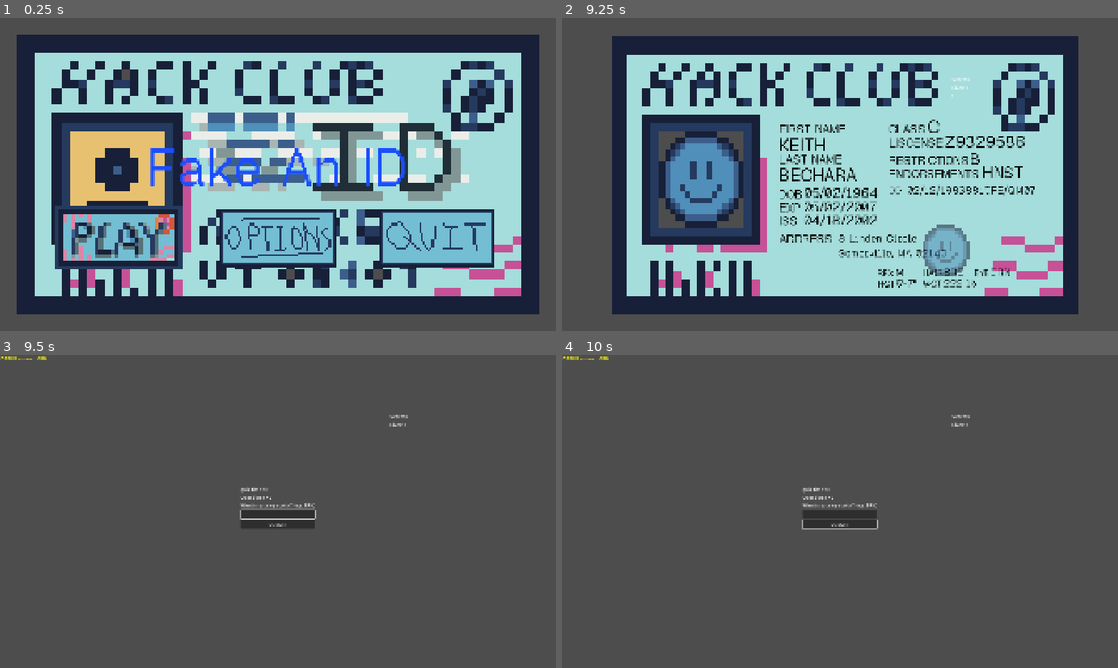
Above: before the commit, frames 1-4 (two rows, left to right).
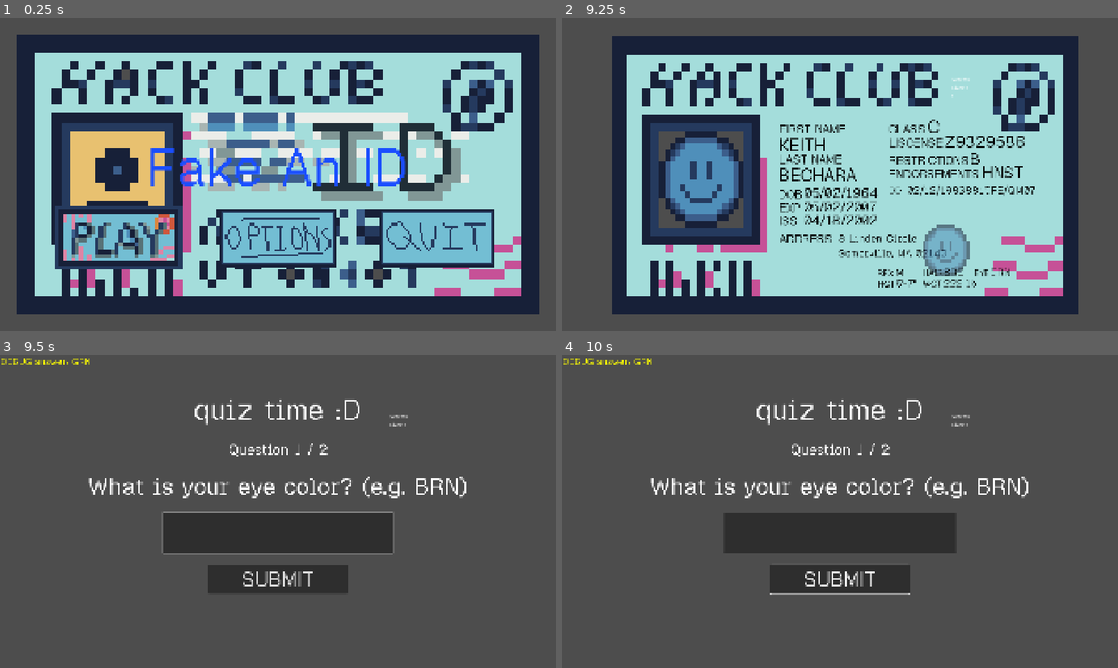
Above: after the commit, the same moments.

Repository: itstntcraft123/fake-an-id
Game: Godot game, scene res://scenes/main_menu.tscn
Two runs of this game, one before a commit and one after it. Both use one fixed random seed, a clock stepped at 60 frames per second and the inputs below.
Inputs (mouse positions are in pixels of both pictures, inside the frame that each line leads up to):
- Up to frame 1 (0.25 s): no input
- Up to frame 2 (9.25 s): click "[color=#ffffff00]> [/color][c…" at 0.5 s; click "[color=#ffffff00]> [/color][c…" at 1.25 s; tap Enter at 2, 3.5, 5 s; move the mouse to (962, 158) at 2.02 s; hold Right 2.03-2.78 s; tap Alt every 1.5 s from 2.1 to 8.1 s; click (962, 158) at 2.17 s; tap Space at 2.75, 4.25, 5.75 s; move the mouse to (728, 190) at 2.77 s; hold Down (ui_down) 2.78-3.53 s; tap Shift every 1.5 s from 2.85 to 8.85 s; move the mouse to (895, 105) at 3.52 s; hold Right 3.53-4.28 s; move the mouse to (812, 237) at 4.27 s; hold Up (ui_up) 4.28-5.03 s; click (812, 237) at 4.42 s; move the mouse to (1006, 221) at 5.02 s; hold Left 5.03-6.53 s; move the mouse to (673, 127) at 5.77 s; move the mouse to (867, 174) at 6.52 s; hold Down (ui_down) 6.53-7.28 s; click (867, 174) at 6.67 s; move the mouse to (756, 96) at 7.27 s; hold Right 7.28-8.03 s; move the mouse to (962, 158) at 8.02 s; hold Up (ui_up) 8.03-8.78 s; move the mouse to (728, 190) at 8.77 s; hold Right from 8.78 s (still down); click (728, 190) at 8.92 s
- Up to frame 3 (9.5 s): keep holding Right
- Up to frame 4 (10 s): move the mouse to (895, 442) at 9.52 s; release Right at 9.53 s; hold Down (ui_down) from 9.53 s (still down); tap Alt at 9.6 s

Frames 1-2 are identical in both runs. In frame 3, 9.6% of the frame differs, in the area x 0-84%, y 0-76%; in frame 4, 9.5%.

Commit message:
modified quiz.tscn

Diff:
--- a/scenes/quiz.tscn
+++ b/scenes/quiz.tscn
@@ -1,6 +1,7 @@
 [gd_scene format=3 uid="uid://bo17s2krb6vwg"]
 
 [ext_resource type="Script" uid="uid://mifrix6spaja" path="res://scripts/quiz.gd" id="1_36y45"]
+[ext_resource type="FontFile" uid="uid://ctfx8b5m5dntu" path="res://GeistPixel.ttf" id="2_jng0p"]
 
 [node name="Quiz" type="Control" unique_id=942844882]
 layout_mode = 3
@@ -11,6 +12,13 @@
 grow_vertical = 2
 script = ExtResource("1_36y45")
 
+[node name="TextureRect" type="TextureRect" parent="." unique_id=741843603]
+texture_filter = 1
+layout_mode = 0
+offset_right = 1920.0
+offset_bottom = 1080.0
+expand_mode = 3
+
 [node name="CenterContainer" type="CenterContainer" parent="." unique_id=789501954]
 layout_mode = 1
 anchors_preset = 15
@@ -20,33 +28,60 @@
 grow_vertical = 2
 
 [node name="VBoxContainer" type="VBoxContainer" parent="CenterContainer" unique_id=1894656926]
+custom_minimum_size = Vector2(1200, 0)
 layout_mode = 2
+theme_override_constants/separation = 40
 
 [node name="Title" type="Label" parent="CenterContainer/VBoxContainer" unique_id=194180587]
 unique_name_in_owner = true
 layout_mode = 2
+theme_override_fonts/font = ExtResource("2_jng0p")
+theme_override_font_sizes/font_size = 100
 text = "quiz time :D"
+horizontal_alignment = 1
 
 [node name="ProgressLabel" type="Label" parent="CenterContainer/VBoxContainer" unique_id=1941312438]
 unique_name_in_owner = true
 layout_mode = 2
+theme_override_fonts/font = ExtResource("2_jng0p")
+theme_override_font_sizes/font_size = 50
+text = "Question 1 / 2"
+horizontal_alignment = 1
 
 [node name="QuestionLabel" type="Label" parent="CenterContainer/VBoxContainer" unique_id=1346644685]
 unique_name_in_owner = true
 layout_mode = 2
+size_flags_horizontal = 4
+theme_override_fonts/font = ExtResource("2_jng0p")
+theme_override_font_sizes/font_size = 80
+text = "What is your date of birth? (MM/DD/YY)"
 
 [node name="AnswerEdit" type="LineEdit" parent="CenterContainer/VBoxContainer" unique_id=1956852923]
 unique_name_in_owner = true
+custom_minimum_size = Vector2(800, 0)
+custom_maximum_size = Vector2(1200, -1)
 layout_mode = 2
+size_flags_horizontal = 4
+theme_override_fonts/font = ExtResource("2_jng0p")
+theme_override_font_sizes/font_size = 100
 
 [node name="SubmitButton" type="Button" parent="CenterContainer/VBoxContainer" unique_id=876233312]
 unique_name_in_owner = true
+custom_minimum_size = Vector2(480, 0)
+custom_maximum_size = Vector2(600, -1)
 layout_mode = 2
+size_flags_horizontal = 4
+offset_transform_enabled = true
+theme_override_fonts/font = ExtResource("2_jng0p")
+theme_override_font_sizes/font_size = 70
 text = "SUBMIT"
 
 [node name="FeedbackLabel" type="Label" parent="CenterContainer/VBoxContainer" unique_id=550199159]
 unique_name_in_owner = true
 layout_mode = 2
+theme_override_fonts/font = ExtResource("2_jng0p")
+theme_override_font_sizes/font_size = 70
+horizontal_alignment = 1
 
 [node name="DebugAnswerLabel" type="Label" parent="." unique_id=540645695]
 layout_mode = 0
@@ -55,4 +90,6 @@
 offset_right = 69.0
 offset_bottom = 24.0
 theme_override_colors/font_color = Color(1, 1, 0, 1)
+theme_override_fonts/font = ExtResource("2_jng0p")
+theme_override_font_sizes/font_size = 32
 text = "[DEBUG]"
--- a/scripts/game.gd
+++ b/scripts/game.gd
@@ -1,7 +1,7 @@
 extends Node2D
 
 const max_lives := 3
-const study_time := 5.0
+const study_time := 0.0
 
 @export var escape_screen: PackedScene
 @export var debug_show_answers := true
